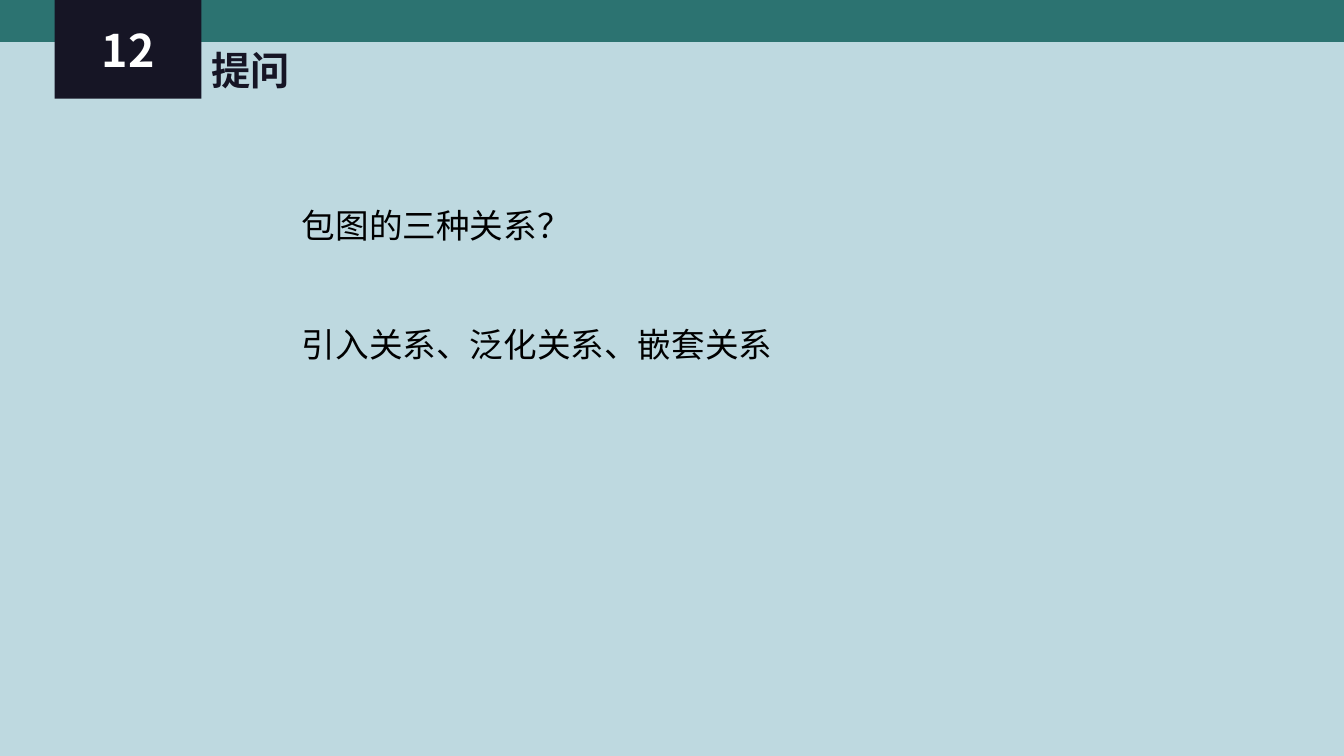
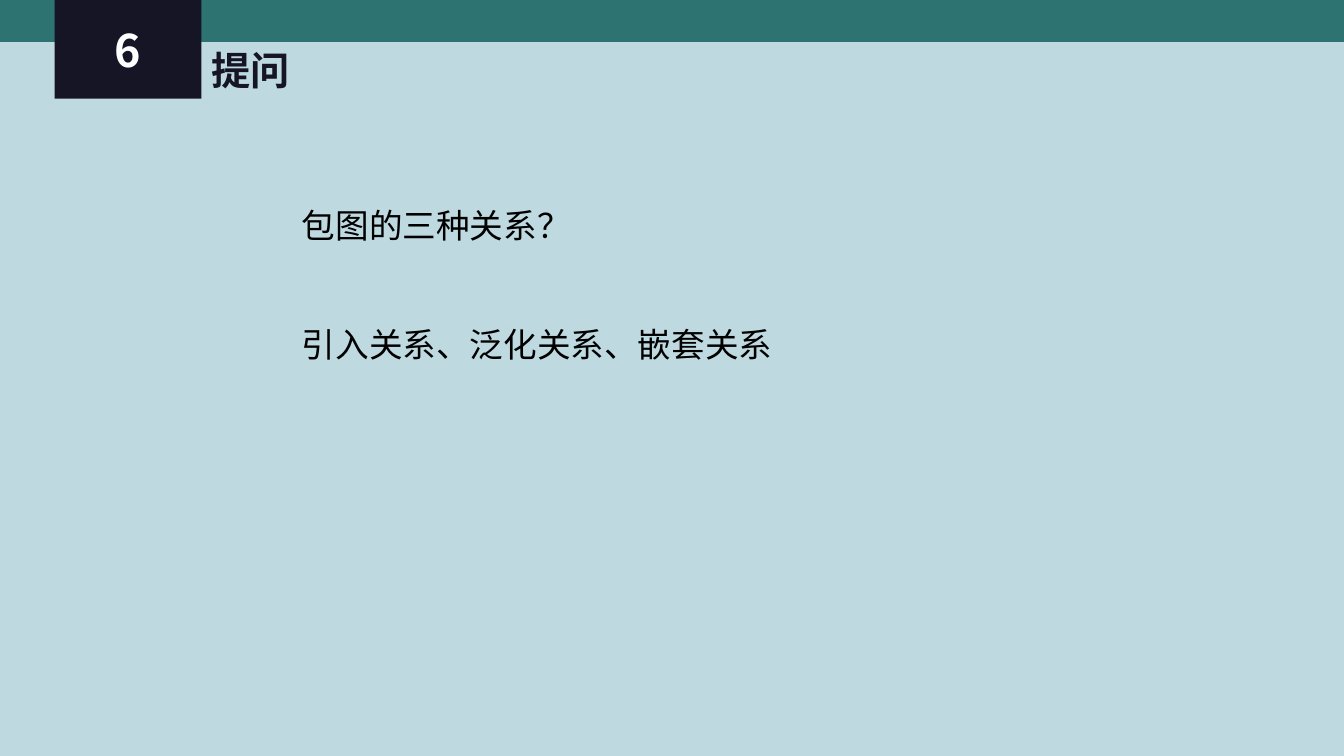
Before and after one commit to PRD-2018-G04/PRD-2018-G04, a slide deck: slide 38 of G04项目组/受控文档/翻转课堂PPT/PRD2018-G04-UML 基础Ⅲ.ppt (slide 33 before the commit). Drawn at 1344x756 pixels with LibreOffice and Linux fonts; fonts in the diff are those of the drawing. Boxes give left, top, right and bottom in pixels: in the first picture for what was removed or moved away, otherwise in the second. Text is boxed around its words. In the diff, an @@ line names an element or a change of style, - is before the commit and + after.

```diff
--- a/G04项目组/受控文档/翻转课堂PPT/PRD2018-G04-UML 基础Ⅲ.ppt
+++ b/G04项目组/受控文档/翻转课堂PPT/PRD2018-G04-UML 基础Ⅲ.ppt
@@ text in rectangle at bbox=[115, 33, 141, 68]: text changed @@
-12
+6
```
Also in this commit, not shown: 14 other slides changed, 5 slides added.
